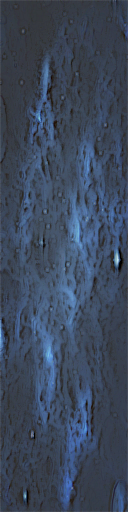
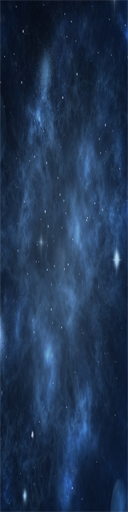
Comparing the layer stacks of the two 128×512 images. Changes:
hid "Layer 1 copy" over 0, 0, 128, 512
hid "Layer 1 copy 2" over 0, 0, 128, 512
showed "Layer 1" over 0, 0, 128, 512
